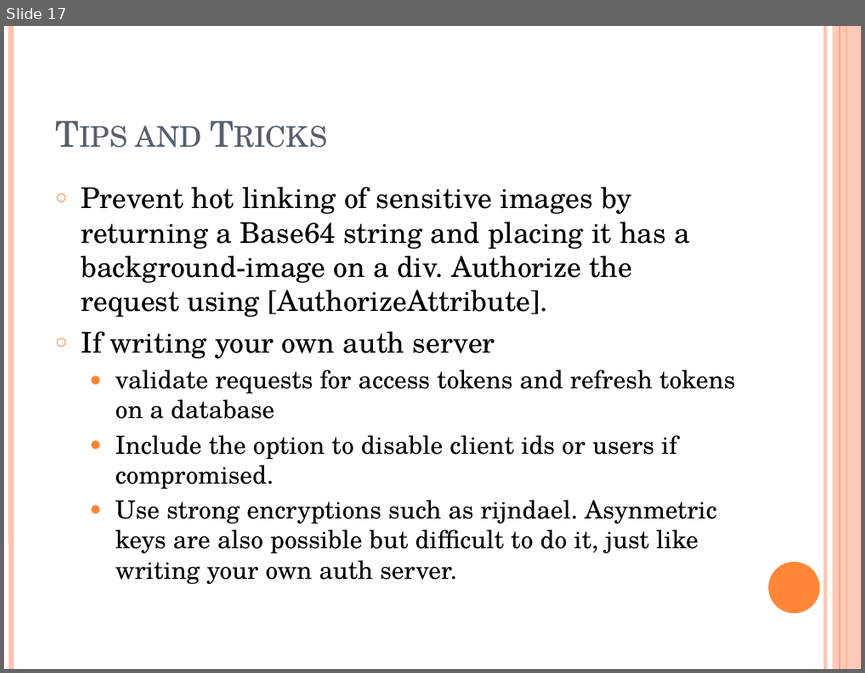
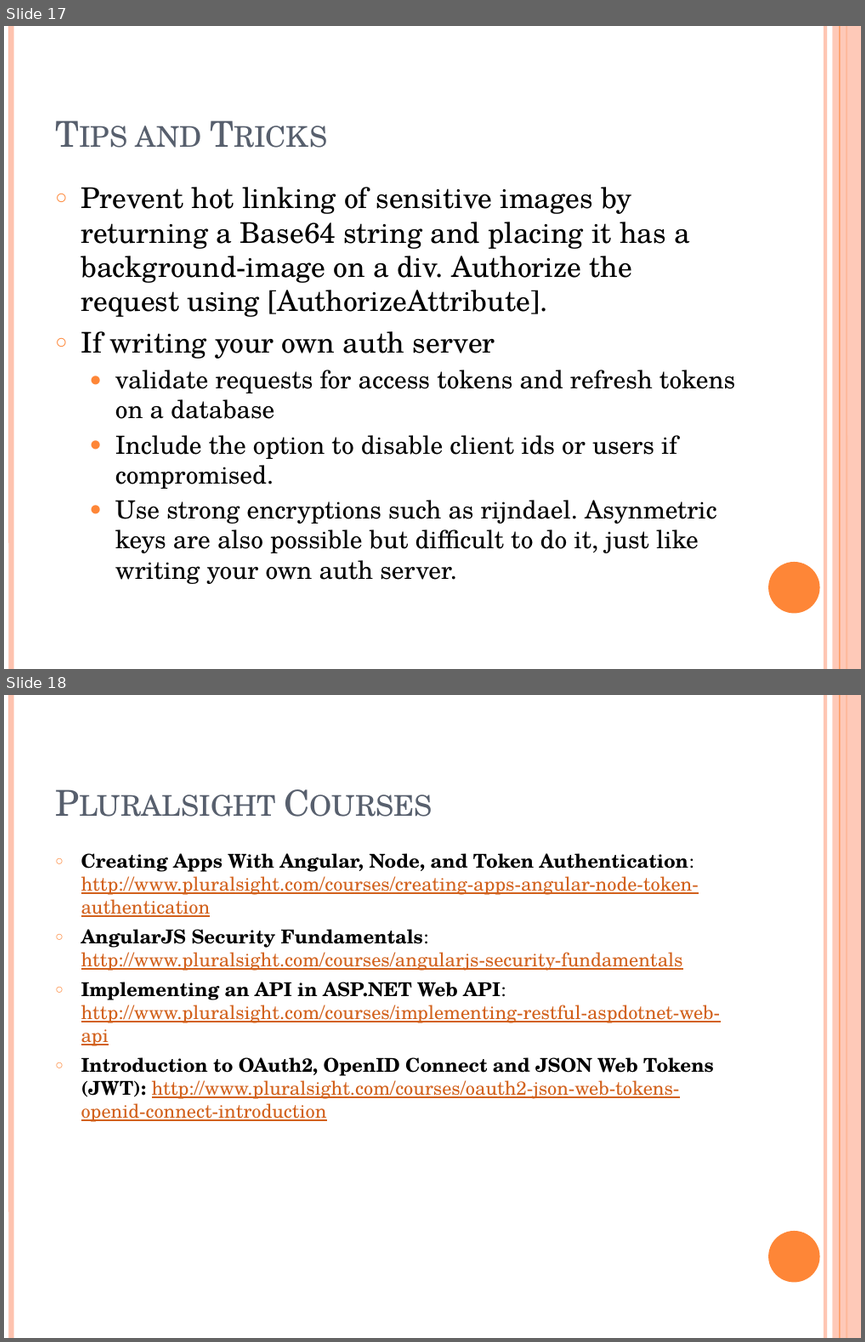
Before and after one commit to szahn/AngularWebApiOAuthDemo, a slide deck: AngularOAuthCodeCamp2015.pptx. Shown one above the other, each under a label of ours: slide 17 before the commit, slides 17 and 18 after it. The pictures are 865x673 and 865x1342 pixels, drawn with LibreOffice and Linux fonts; fonts in the diff are those of the drawing. Boxes give left, top, right and bottom in pixels: in the first picture for what was removed or moved away, otherwise in the second. Text is boxed around its words. In the diff, an @@ line names an element or a change of style, - is before the commit and + after.

```diff
--- a/AngularOAuthCodeCamp2015.pptx
+++ b/AngularOAuthCodeCamp2015.pptx
@@ slide 18 added at (4, 695, 861, 1338), background #FFFFFF; not listed: 6 template elements that a slide beside it also shows @@
@@ title added at (46, 721, 747, 828), 30 pt, text #575F6D, small capitals @@
+Pluralsight Courses
@@ text added at (81, 853, 720, 1122), 16 pt, text #D2611C, underline @@
+○ Creating Apps With Angular, Node, and Token Authentication: http://www.pluralsight.com/courses/creating-apps-angular-node-token-authentication
+○ AngularJS Security Fundamentals: http://www.pluralsight.com/courses/angularjs-security-fundamentals
+○ Implementing an API in ASP.NET Web API: http://www.pluralsight.com/courses/implementing-restful-aspdotnet-web-api
+○ Introduction to OAuth2, OpenID Connect and JSON Web Tokens (JWT): http://www.pluralsight.com/courses/oauth2-json-web-tokens-openid-connect-introduction
```
Also in this commit, not shown: 4 slides changed, 1 other file.
